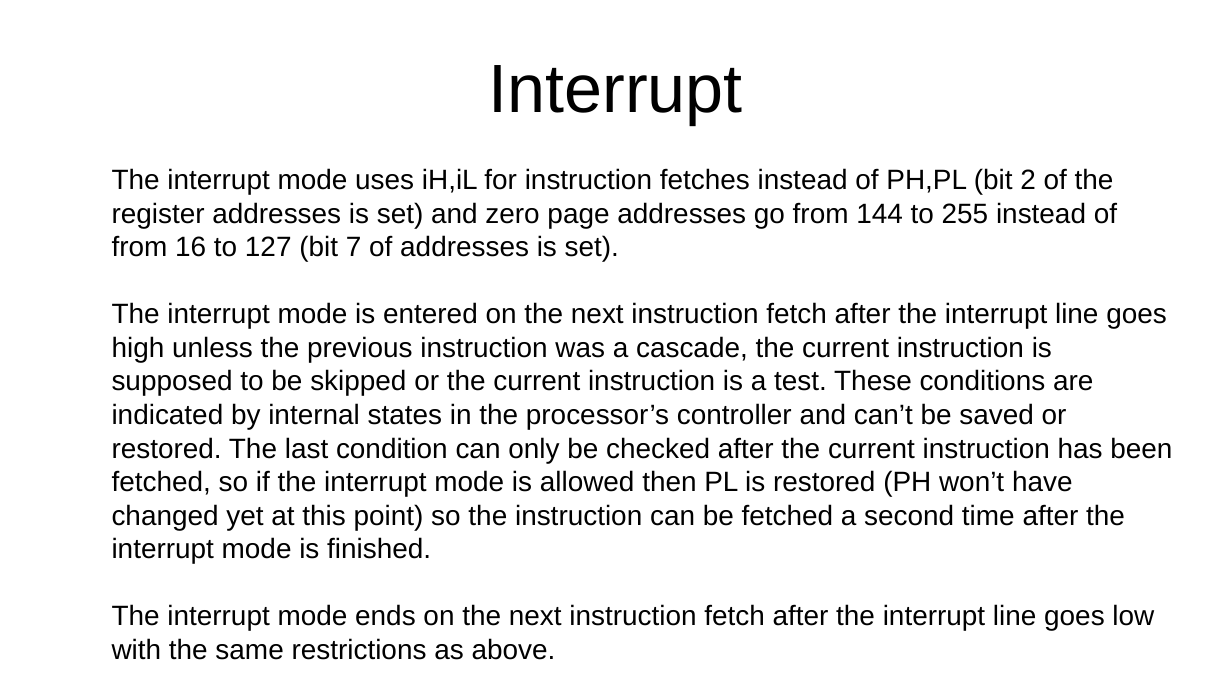
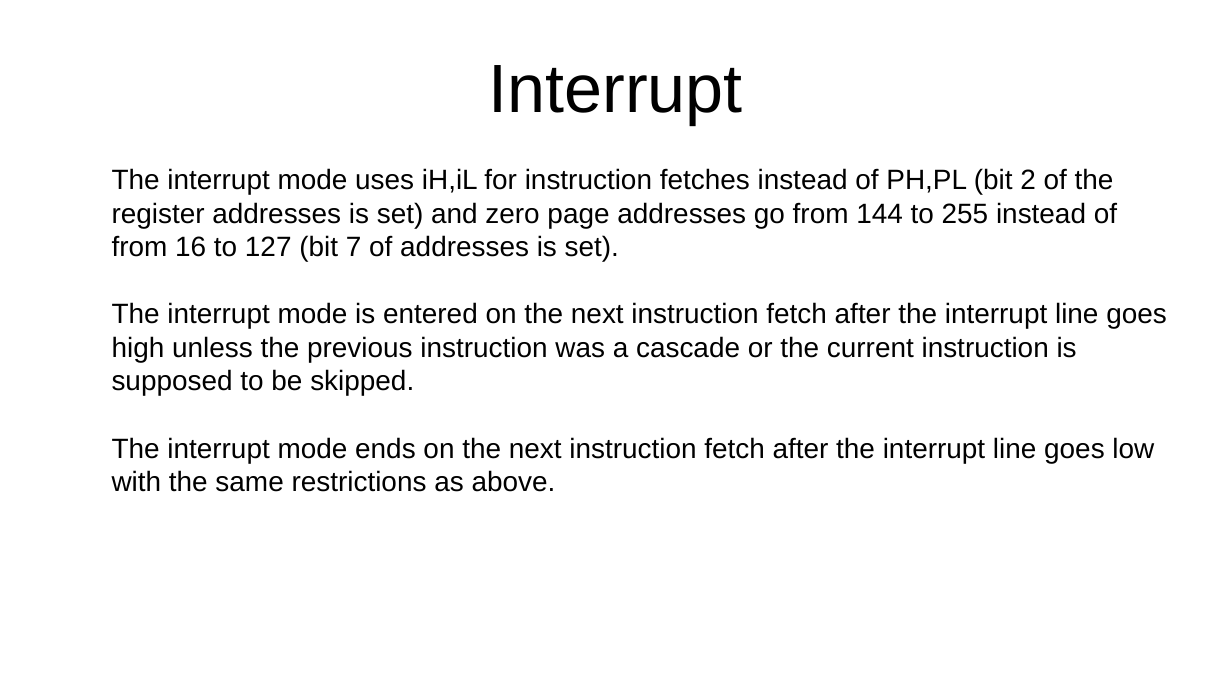
Before and after one commit to jeceljr/baby8, a slide deck: slide 15 of doc/baby8.odp. Drawn at 1232x693 pixels with LibreOffice and Linux fonts; fonts in the diff are those of the drawing. Boxes give left, top, right and bottom in pixels: in the first picture for what was removed or moved away, otherwise in the second. Text is boxed around its words. In the diff, an @@ line names an element or a change of style, - is before the commit and + after.

Commit message:
save flags separately for normal and interrupt modes

```diff
--- a/doc/baby8.odp
+++ b/doc/baby8.odp
@@ text at [112, 302, 1167, 396]: text changed @@
-The interrupt mode is entered on the next instruction fetch after the interrupt line goes high unless the previous instruction was a cascade, the current instruction is supposed to be skipped or the current instruction is a test. These conditions are indicated by internal states in the processor’s controller and can’t be saved or restored. The last condition can only be checked after the current instruction has been fetched, so if the interrupt mode is allowed then PL is restored (PH won’t have changed yet at this point) so the instruction can be fetched a second time after the interrupt mode is finished.
+The interrupt mode is entered on the next instruction fetch after the interrupt line goes high unless the previous instruction was a cascade or the current instruction is supposed to be skipped.
```
Also in this commit, not shown: 8 other files.
